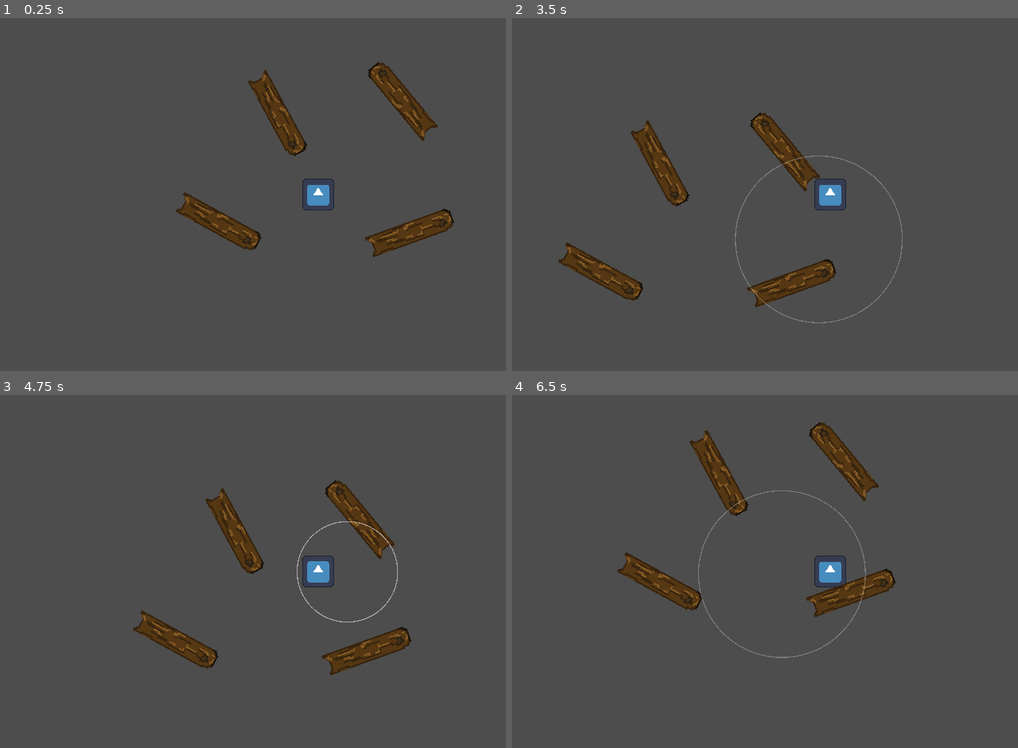
Above: before the commit, frames 1-4 (two rows, left to right).
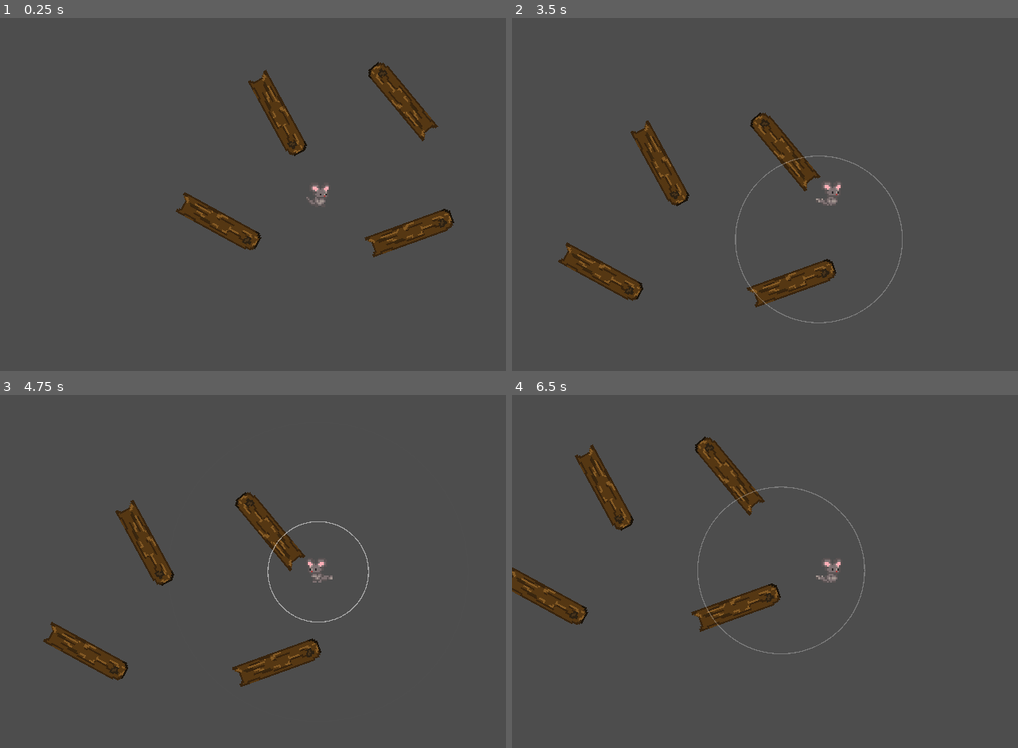
Above: after the commit, the same moments.

Repository: AragornOfKebroyd/Chapa
Game: Godot game, scene res://main.tscn
The game is run twice, just before and just after one commit, with the same random seed, the same clock (stepped at 60 frames per second) and the same inputs. The engine's default icon, where the game draws it, is replaced by a stand-in: a white triangle on a blue panel in a dark square.
Inputs:
- Up to frame 1 (0.25 s): no input
- Up to frame 2 (3.5 s): tap Enter at 0.5 s; hold D (move_right) 0.53-1.28 s; tap E (squeak) every 0.75 s from 0.6 to 2.85 s; hold S (move_down) 1.28-2.03 s; hold D (move_right) 2.03-2.78 s; hold W (move_up) from 2.78 s (still down)
- Up to frame 3 (4.75 s): release W (move_up) at 3.53 s; hold A (move_left) from 3.53 s (still down); tap E (squeak) at 3.6, 4.35 s
- Up to frame 4 (6.5 s): release A (move_left) at 5.03 s; hold S (move_down) 5.03-5.78 s; tap E (squeak) at 5.1, 5.85 s; hold D (move_right) from 5.78 s (still down)

The runs differ from the first frame. In frame 1, 0.3% of the frame differs, in the area x 59-67%, y 45-55%; in frame 2, 0.5%; in frame 3, 8.9%, in the area x 8-82%, y 24-83%; in frame 4, 8.1%.

Commit message:
idle/run animation

Diff:
--- /dev/null
+++ b/RealArtAssets/idle.json
@@ -0,0 +1,102 @@
+{ "frames": {
+   "animation #idle 0.aseprite": {
+    "frame": { "x": 0, "y": 0, "w": 32, "h": 32 },
+    "rotated": false,
+    "trimmed": false,
+    "spriteSourceSize": { "x": 0, "y": 0, "w": 32, "h": 32 },
+    "sourceSize": { "w": 32, "h": 32 },
+    "duration": 100
+   },
+   "animation #idle 1.aseprite": {
+    "frame": { "x": 32, "y": 0, "w": 32, "h": 32 },
+    "rotated": false,
+    "trimmed": false,
+    "spriteSourceSize": { "x": 0, "y": 0, "w": 32, "h": 32 },
+    "sourceSize": { "w": 32, "h": 32 },
+    "duration": 100
+   },
+   "animation #idle 2.aseprite": {
+    "frame": { "x": 64, "y": 0, "w": 32, "h": 32 },
+    "rotated": false,
+    "trimmed": false,
+    "spriteSourceSize": { "x": 0, "y": 0, "w": 32, "h": 32 },
+    "sourceSize": { "w": 32, "h": 32 },
+    "duration": 100
+   },
+   "animation #idle 3.aseprite": {
+    "frame": { "x": 96, "y": 0, "w": 32, "h": 32 },
+    "rotated": false,
+    "trimmed": false,
+    "spriteSourceSize": { "x": 0, "y": 0, "w": 32, "h": 32 },
+    "sourceSize": { "w": 32, "h": 32 },
+    "duration": 100
+   },
+   "animation #idle 4.aseprite": {
+    "frame": { "x": 128, "y": 0, "w": 32, "h": 32 },
+    "rotated": false,
+    "trimmed": false,
+    "spriteSourceSize": { "x": 0, "y": 0, "w": 32, "h": 32 },
+    "sourceSize": { "w": 32, "h": 32 },
+    "duration": 100
+   },
+   "animation #idle 5.aseprite": {
+    "frame": { "x": 160, "y": 0, "w": 32, "h": 32 },
+    "rotated": false,
+    "trimmed": false,
+    "spriteSourceSize": { "x": 0, "y": 0, "w": 32, "h": 32 },
+    "sourceSize": { "w": 32, "h": 32 },
+    "duration": 100
+   },
+   "animation #idle 6.aseprite": {
+    "frame": { "x": 192, "y": 0, "w": 32, "h": 32 },
+    "rotated": false,
+    "trimmed": false,
+    "spriteSourceSize": { "x": 0, "y": 0, "w": 32, "h": 32 },
+    "sourceSize": { "w": 32, "h": 32 },
+    "duration": 100
+   },
+   "animation #idle 7.aseprite": {
+    "frame": { "x": 224, "y": 0, "w": 32, "h": 32 },
+    "rotated": false,
+    "trimmed": false,
+    "spriteSourceSize": { "x": 0, "y": 0, "w": 32, "h": 32 },
+    "sourceSize": { "w": 32, "h": 32 },
+    "duration": 100
+   },
+   "animation #idle 8.aseprite": {
+    "frame": { "x": 256, "y": 0, "w": 32, "h": 32 },
+    "rotated": false,
+    "trimmed": false,
+    "spriteSourceSize": { "x": 0, "y": 0, "w": 32, "h": 32 },
+    "sourceSize": { "w": 32, "h": 32 },
+    "duration": 100
+   },
+   "animation #idle 9.aseprite": {
+    "frame": { "x": 288, "y": 0, "w": 32, "h": 32 },
+    "rotated": false,
+    "trimmed": false,
+    "spriteSourceSize": { "x": 0, "y": 0, "w": 32, "h": 32 },
+    "sourceSize": { "w": 32, "h": 32 },
+    "duration": 100
+   }
+ },
+ "meta": {
+  "app": "https://www.aseprite.org/",
+  "version": "1.3-rc4-dev",
+  "image": "idle.png",
+  "format": "RGBA8888",
+  "size": { "w": 320, "h": 32 },
+  "scale": "1",
+  "frameTags": [
+   { "name": "idle", "from": 0, "to": 9, "direction": "forward", "color": "#000000ff" },
+   { "name": "run", "from": 10, "to": 14, "direction": "forward", "color": "#000000ff" }
+  ],
+  "layers": [
+   { "name": "mouse" },
+   { "name": "body", "group": "mouse", "opacity": 255, "blendMode": "normal" },
+   { "name": "head", "group": "mouse", "opacity": 255, "blendMode": "normal" }
+  ],
+  "slices": [
+  ]
+ }
+}
--- /dev/null
+++ b/RealArtAssets/run.json
@@ -0,0 +1,62 @@
+{ "frames": {
+   "animation #run 0.aseprite": {
+    "frame": { "x": 0, "y": 0, "w": 32, "h": 32 },
+    "rotated": false,
+    "trimmed": false,
+    "spriteSourceSize": { "x": 0, "y": 0, "w": 32, "h": 32 },
+    "sourceSize": { "w": 32, "h": 32 },
+    "duration": 100
+   },
+   "animation #run 1.aseprite": {
+    "frame": { "x": 32, "y": 0, "w": 32, "h": 32 },
+    "rotated": false,
+    "trimmed": false,
+    "spriteSourceSize": { "x": 0, "y": 0, "w": 32, "h": 32 },
+    "sourceSize": { "w": 32, "h": 32 },
+    "duration": 100
+   },
+   "animation #run 2.aseprite": {
+    "frame": { "x": 64, "y": 0, "w": 32, "h": 32 },
+    "rotated": false,
+    "trimmed": false,
+    "spriteSourceSize": { "x": 0, "y": 0, "w": 32, "h": 32 },
+    "sourceSize": { "w": 32, "h": 32 },
+    "duration": 100
+   },
+   "animation #run 3.aseprite": {
+    "frame": { "x": 96, "y": 0, "w": 32, "h": 32 },
+    "rotated": false,
+    "trimmed": false,
+    "spriteSourceSize": { "x": 0, "y": 0, "w": 32, "h": 32 },
+    "sourceSize": { "w": 32, "h": 32 },
+    "duration": 100
+   },
+   "animation #run 4.aseprite": {
+    "frame": { "x": 128, "y": 0, "w": 32, "h": 32 },
+    "rotated": false,
+    "trimmed": false,
+    "spriteSourceSize": { "x": 0, "y": 0, "w": 32, "h": 32 },
+    "sourceSize": { "w": 32, "h": 32 },
+    "duration": 100
+   }
+ },
+ "meta": {
+  "app": "https://www.aseprite.org/",
+  "version": "1.3-rc4-dev",
+  "image": "run.png",
+  "format": "RGBA8888",
+  "size": { "w": 160, "h": 32 },
+  "scale": "1",
+  "frameTags": [
+   { "name": "idle", "from": 0, "to": 9, "direction": "forward", "color": "#000000ff" },
+   { "name": "run", "from": 10, "to": 14, "direction": "forward", "color": "#000000ff" }
+  ],
+  "layers": [
+   { "name": "mouse" },
+   { "name": "body", "group": "mouse", "opacity": 255, "blendMode": "normal" },
+   { "name": "head", "group": "mouse", "opacity": 255, "blendMode": "normal" }
+  ],
+  "slices": [
+  ]
+ }
+}
--- a/main.tscn
+++ b/main.tscn
@@ -8,6 +8,7 @@
 
 [node name="CharacterBody2D" parent="." instance=ExtResource("1_nfi0n")]
 position = Vector2(-6, -11)
+scale = Vector2(0.745686, 0.75)
 motion_mode = 1
 wall_min_slide_angle = 0.677188
 
@@ -22,7 +23,6 @@
 [node name="Ball" parent="." instance=ExtResource("3_ays8w")]
 visible = false
 position = Vector2(63, -173)
-scale = Vector2(1, 1)
 gravity_scale = 8.0
 
 [node name="Fallen Tree3" parent="." instance=ExtResource("2_dudaw")]
--- a/player.tscn
+++ b/player.tscn
@@ -1,11 +1,131 @@
-[gd_scene load_steps=5 format=3 uid="uid://dky68bmkhriig"]
+[gd_scene load_steps=23 format=3 uid="uid://dky68bmkhriig"]
 
 [ext_resource type="Script" path="res://scripts/player.gd" id="1_oa4ou"]
 [ext_resource type="Texture2D" uid="uid://cospybca1rg3m" path="res://icon.svg" id="1_v7pci"]
 [ext_resource type="PackedScene" uid="uid://cxk4pd3p18hht" path="res://sound_wave.tscn" id="2_2b214"]
+[ext_resource type="Texture2D" uid="uid://danwn8322jx4x" path="res://RealArtAssets/idle.png" id="4_b35kv"]
+[ext_resource type="Texture2D" uid="uid://de48vsxrf5ik1" path="res://RealArtAssets/run.png" id="5_dr4c6"]
 
 [sub_resource type="RectangleShape2D" id="RectangleShape2D_t1m4y"]
 size = Vector2(115, 113)
+
+[sub_resource type="AtlasTexture" id="AtlasTexture_sjx53"]
+atlas = ExtResource("4_b35kv")
+region = Rect2(0, 0, 32, 32)
+
+[sub_resource type="AtlasTexture" id="AtlasTexture_bt0cf"]
+atlas = ExtResource("4_b35kv")
+region = Rect2(32, 0, 32, 32)
+
+[sub_resource type="AtlasTexture" id="AtlasTexture_d88hn"]
+atlas = ExtResource("4_b35kv")
+region = Rect2(64, 0, 32, 32)
+
+[sub_resource type="AtlasTexture" id="AtlasTexture_lwg1n"]
+atlas = ExtResource("4_b35kv")
+region = Rect2(96, 0, 32, 32)
+
+[sub_resource type="AtlasTexture" id="AtlasTexture_y30xx"]
+atlas = ExtResource("4_b35kv")
+region = Rect2(128, 0, 32, 32)
+
+[sub_resource type="AtlasTexture" id="AtlasTexture_4ce4h"]
+atlas = ExtResource("4_b35kv")
+region = Rect2(160, 0, 32, 32)
+
+[sub_resource type="AtlasTexture" id="AtlasTexture_tnpt5"]
+atlas = ExtResource("4_b35kv")
+region = Rect2(192, 0, 32, 32)
+
+[sub_resource type="AtlasTexture" id="AtlasTexture_njwg6"]
+atlas = ExtResource("4_b35kv")
+region = Rect2(224, 0, 32, 32)
+
+[sub_resource type="AtlasTexture" id="AtlasTexture_gveiq"]
+atlas = ExtResource("4_b35kv")
+region = Rect2(256, 0, 32, 32)
+
+[sub_resource type="AtlasTexture" id="AtlasTexture_b2xdi"]
+atlas = ExtResource("4_b35kv")
+region = Rect2(288, 0, 32, 32)
+
+[sub_resource type="AtlasTexture" id="AtlasTexture_iy0rj"]
+atlas = ExtResource("5_dr4c6")
+region = Rect2(0, 0, 32, 32)
+
+[sub_resource type="AtlasTexture" id="AtlasTexture_64bmr"]
+atlas = ExtResource("5_dr4c6")
+region = Rect2(32, 0, 32, 32)
+
+[sub_resource type="AtlasTexture" id="AtlasTexture_3hbgf"]
+atlas = ExtResource("5_dr4c6")
+region = Rect2(64, 0, 32, 32)
+
+[sub_resource type="AtlasTexture" id="AtlasTexture_xc348"]
+atlas = ExtResource("5_dr4c6")
+region = Rect2(96, 0, 32, 32)
+
+[sub_resource type="AtlasTexture" id="AtlasTexture_fjp5o"]
+atlas = ExtResource("5_dr4c6")
+region = Rect2(128, 0, 32, 32)
+
+[sub_resource type="SpriteFrames" id="SpriteFrames_f3pao"]
+animations = [{
+"frames": [{
+"duration": 10.0,
+"texture": SubResource("AtlasTexture_sjx53")
+}, {
+"duration": 1.0,
+"texture": SubResource("AtlasTexture_bt0cf")
+}, {
+"duration": 1.0,
+"texture": SubResource("AtlasTexture_d88hn")
+}, {
+"duration": 1.0,
+"texture": SubResource("AtlasTexture_lwg1n")
+}, {
+"duration": 1.0,
+"texture": SubResource("AtlasTexture_y30xx")
+}, {
+"duration": 1.0,
+"texture": SubResource("AtlasTexture_4ce4h")
+}, {
+"duration": 10.0,
+"texture": SubResource("AtlasTexture_tnpt5")
+}, {
+"duration": 1.0,
+"texture": SubResource("AtlasTexture_njwg6")
+}, {
+"duration": 1.0,
+"texture": SubResource("AtlasTexture_gveiq")
+}, {
+"duration": 1.0,
+"texture": SubResource("AtlasTexture_b2xdi")
+}],
+"loop": true,
+"name": &"idle",
+"speed": 5.0
+}, {
+"frames": [{
+"duration": 1.0,
+"texture": SubResource("AtlasTexture_iy0rj")
+}, {
+"duration": 1.0,
+"texture": SubResource("AtlasTexture_64bmr")
+}, {
+"duration": 1.0,
+"texture": SubResource("AtlasTexture_3hbgf")
+}, {
+"duration": 1.0,
+"texture": SubResource("AtlasTexture_xc348")
+}, {
+"duration": 1.0,
+"texture": SubResource("AtlasTexture_fjp5o")
+}],
+"loop": true,
+"name": &"run",
+"speed": 5.0
+}]
 
 [node name="Player" type="CharacterBody2D"]
 scale = Vector2(0.75, 0.75)
@@ -17,6 +137,7 @@
 position = Vector2(-1.33333, 1.33333)
 
 [node name="Sprite2D" type="Sprite2D" parent="."]
+visible = false
 texture = ExtResource("1_v7pci")
 
 [node name="CollisionShape2D" type="CollisionShape2D" parent="."]
@@ -24,3 +145,10 @@
 shape = SubResource("RectangleShape2D_t1m4y")
 
 [node name="Camera2D" type="Camera2D" parent="."]
+
+[node name="AnimatedSprite2D" type="AnimatedSprite2D" parent="."]
+position = Vector2(3.8147e-06, 2.66667)
+scale = Vector2(7.10191, 7.10191)
+sprite_frames = SubResource("SpriteFrames_f3pao")
+animation = &"idle"
+speed_scale = 2.0
--- /dev/null
+++ b/player_animation.tscn
@@ -0,0 +1,56 @@
+[gd_scene load_steps=8 format=3 uid="uid://dmufj12vdddbc"]
+
+[ext_resource type="Texture2D" uid="uid://de48vsxrf5ik1" path="res://RealArtAssets/run.png" id="1_4hwba"]
+
+[sub_resource type="AtlasTexture" id="AtlasTexture_b4pw4"]
+atlas = ExtResource("1_4hwba")
+region = Rect2(0, 0, 32, 32)
+
+[sub_resource type="AtlasTexture" id="AtlasTexture_hj48v"]
+atlas = ExtResource("1_4hwba")
+region = Rect2(32, 0, 32, 32)
+
+[sub_resource type="AtlasTexture" id="AtlasTexture_uok33"]
+atlas = ExtResource("1_4hwba")
+region = Rect2(64, 0, 32, 32)
+
+[sub_resource type="AtlasTexture" id="AtlasTexture_ilw4c"]
+atlas = ExtResource("1_4hwba")
+region = Rect2(96, 0, 32, 32)
+
+[sub_resource type="AtlasTexture" id="AtlasTexture_jjwab"]
+atlas = ExtResource("1_4hwba")
+region = Rect2(128, 0, 32, 32)
+
+[sub_resource type="SpriteFrames" id="SpriteFrames_nrtqe"]
+animations = [{
+"frames": [{
+"duration": 1.0,
+"texture": SubResource("AtlasTexture_b4pw4")
+}, {
+"duration": 1.0,
+"texture": SubResource("AtlasTexture_hj48v")
+}, {
+"duration": 1.0,
+"texture": SubResource("AtlasTexture_uok33")
+}, {
+"duration": 1.0,
+"texture": SubResource("AtlasTexture_ilw4c")
+}, {
+"duration": 1.0,
+"texture": SubResource("AtlasTexture_jjwab")
+}],
+"loop": true,
+"name": &"run",
+"speed": 5.0
+}]
+
+[node name="Player" type="Area2D"]
+metadata/_edit_group_ = true
+
+[node name="AnimatedSprite2D" type="AnimatedSprite2D" parent="."]
+scale = Vector2(0.9987, 1)
+sprite_frames = SubResource("SpriteFrames_nrtqe")
+animation = &"run"
+frame_progress = 0.639909
+speed_scale = 2.0
--- a/project.godot
+++ b/project.godot
@@ -12,7 +12,7 @@
 
 config/name="Chapa - Cambridge Game Jam"
 run/main_scene="res://main.tscn"
-config/features=PackedStringArray("4.2", "Forward Plus")
+config/features=PackedStringArray("4.3", "Forward Plus")
 config/icon="res://icon.svg"
 
 [display]
@@ -26,31 +26,31 @@
 
 move_right={
 "deadzone": 0.5,
-"events": [Object(InputEventKey,"resource_local_to_scene":fa …(172 unchanged characters)… eycode":68,"key_label":0,"unicode":100,"echo":false,"script":null)
-, Object(InputEventKey,"resource_local_to_scene":false,"reso …(166 unchanged characters)… ode":4194321,"key_label":0,"unicode":0,"echo":false,"script":null)
+"events": [Object(InputEventKey,"resource_local_to_scene":fa …(172 unchanged characters)… eycode":68,"key_label":0,"unicode":100,"location":0,"echo":false,"script":null)
+, Object(InputEventKey,"resource_local_to_scene":false,"reso …(166 unchanged characters)… ode":4194321,"key_label":0,"unicode":0,"location":0,"echo":false,"script":null)
 ]
 }
 move_left={
 "deadzone": 0.5,
-"events": [Object(InputEventKey,"resource_local_to_scene":fa …(171 unchanged characters)… keycode":65,"key_label":0,"unicode":97,"echo":false,"script":null)
-, Object(InputEventKey,"resource_local_to_scene":false,"reso …(166 unchanged characters)… ode":4194319,"key_label":0,"unicode":0,"echo":false,"script":null)
+"events": [Object(InputEventKey,"resource_local_to_scene":fa …(171 unchanged characters)… keycode":65,"key_label":0,"unicode":97,"location":0,"echo":false,"script":null)
+, Object(InputEventKey,"resource_local_to_scene":false,"reso …(166 unchanged characters)… ode":4194319,"key_label":0,"unicode":0,"location":0,"echo":false,"script":null)
 ]
 }
 move_up={
 "deadzone": 0.5,
-"events": [Object(InputEventKey,"resource_local_to_scene":fa …(172 unchanged characters)… eycode":87,"key_label":0,"unicode":119,"echo":false,"script":null)
-, Object(InputEventKey,"resource_local_to_scene":false,"reso …(166 unchanged characters)… ode":4194320,"key_label":0,"unicode":0,"echo":false,"script":null)
+"events": [Object(InputEventKey,"resource_local_to_scene":fa …(172 unchanged characters)… eycode":87,"key_label":0,"unicode":119,"location":0,"echo":false,"script":null)
+, Object(InputEventKey,"resource_local_to_scene":false,"reso …(166 unchanged characters)… ode":4194320,"key_label":0,"unicode":0,"location":0,"echo":false,"script":null)
 ]
 }
 move_down={
 "deadzone": 0.5,
-"events": [Object(InputEventKey,"resource_local_to_scene":fa …(172 unchanged characters)… eycode":83,"key_label":0,"unicode":115,"echo":false,"script":null)
-, Object(InputEventKey,"resource_local_to_scene":false,"reso …(166 unchanged characters)… ode":4194322,"key_label":0,"unicode":0,"echo":false,"script":null)
+"events": [Object(InputEventKey,"resource_local_to_scene":fa …(172 unchanged characters)… eycode":83,"key_label":0,"unicode":115,"location":0,"echo":false,"script":null)
+, Object(InputEventKey,"resource_local_to_scene":false,"reso …(166 unchanged characters)… ode":4194322,"key_label":0,"unicode":0,"location":0,"echo":false,"script":null)
 ]
 }
 squeak={
 "deadzone": 0.5,
-"events": [Object(InputEventKey,"resource_local_to_scene":fa …(172 unchanged characters)… eycode":69,"key_label":0,"unicode":101,"echo":false,"script":null)
+"events": [Object(InputEventKey,"resource_local_to_scene":fa …(172 unchanged characters)… eycode":69,"key_label":0,"unicode":101,"location":0,"echo":false,"script":null)
 , Object(InputEventMouseButton,"resource_local_to_scene":false,"resource_name":"","device":-1,"window_id":0,"alt_presse …(249 unchanged characters)…
 ]
 }
--- a/scripts/player.gd
+++ b/scripts/player.gd
@@ -9,12 +9,19 @@
 func _ready():
 	screen_size = get_viewport_rect().size
 
+@onready var anim_sprite = $AnimatedSprite2D  # Reference to the AnimatedSprite2D node
+
 func _process(delta: float):
 	# set animation
 	if velocity.length() > 0:
-		pass
+		anim_sprite.play("run")
 	else:
-		pass
+		anim_sprite.play("idle")
+
+	if velocity.x > 0:  # Moving right
+		anim_sprite.flip_h = false
+	elif velocity.x < 0:  # Moving left
+		anim_sprite.flip_h = true
 
 const mu = 0.2
 const THRESHHOLD = 7
Binary file added: RealArtAssets/idle.png
Not shown, added: RealArtAssets/idle.png.import
Binary file added: RealArtAssets/run.png
Not shown, added: RealArtAssets/run.png.import
